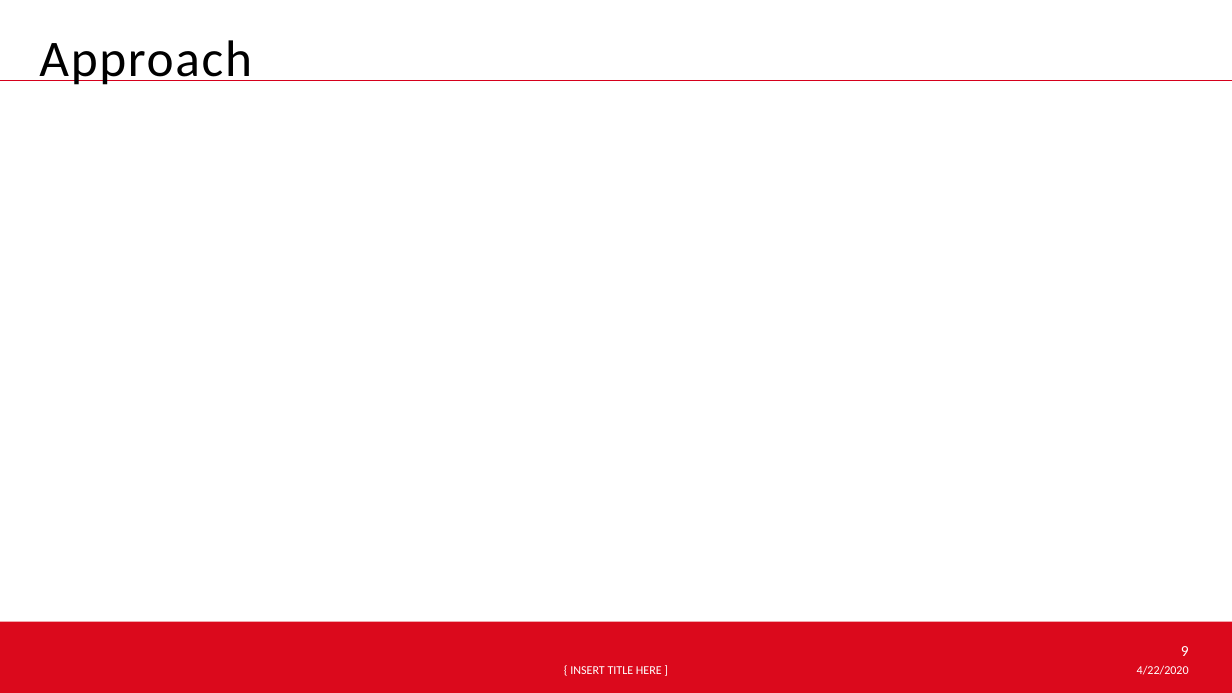
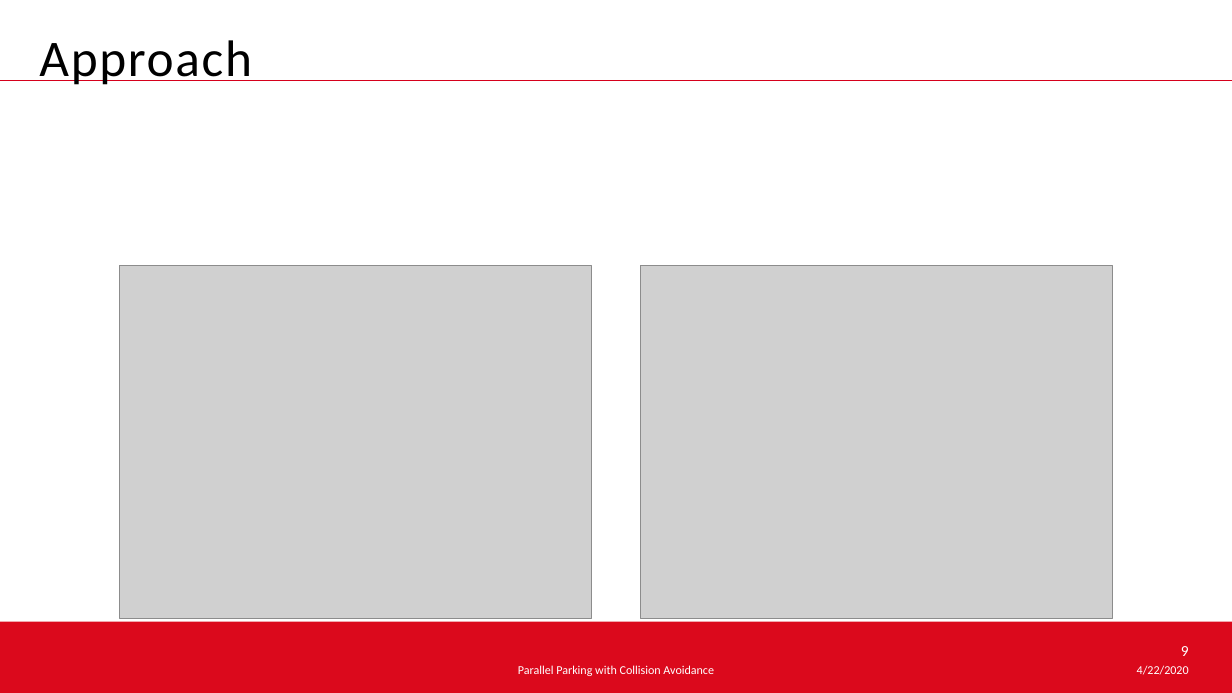
Before and after one commit to hehonglu123/optimal_control, a slide deck: slide 9 of Optimal Control Theory.pptx. Drawn at 1232x693 pixels with LibreOffice and Linux fonts; fonts in the diff are those of the drawing; grey boxes stand for pictures; background and template pictures are left out. Boxes give left, top, right and bottom in pixels: in the first picture for what was removed or moved away, otherwise in the second. Text is boxed around its words. In the diff, an @@ line names an element or a change of style, - is before the commit and + after.

```diff
--- a/Optimal Control Theory.pptx
+++ b/Optimal Control Theory.pptx
@@ picture added at (120,265,592,618) @@
@@ picture added at (641,265,1113,618) @@
@@ text at (518,665,714,676): text changed @@
-{ INSERT TITLE HERE ]
+Parallel Parking with Collision Avoidance
```
Also in this commit, not shown: 11 other slides changed, 7 slides added, 3 slides removed.
